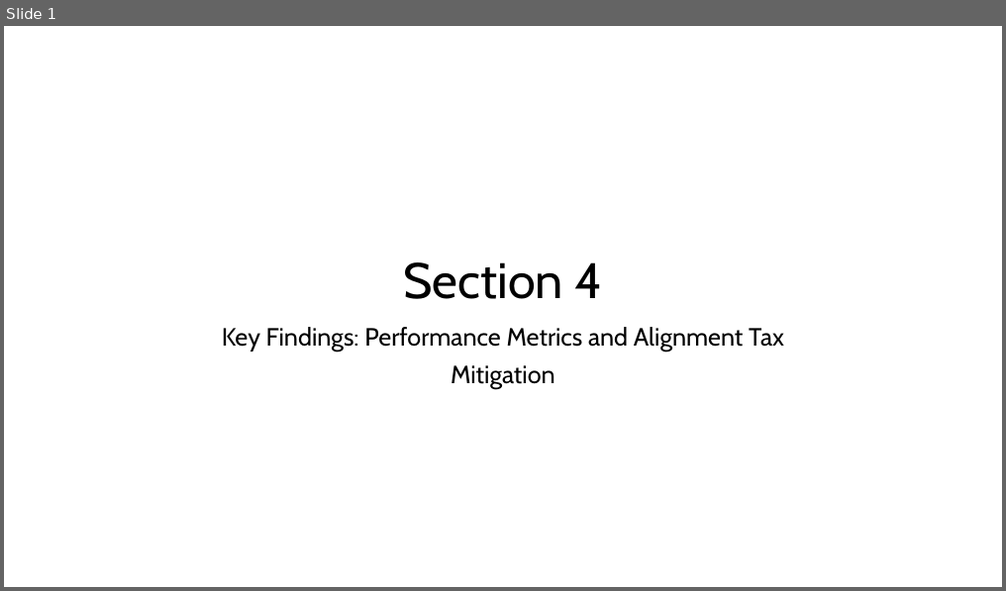
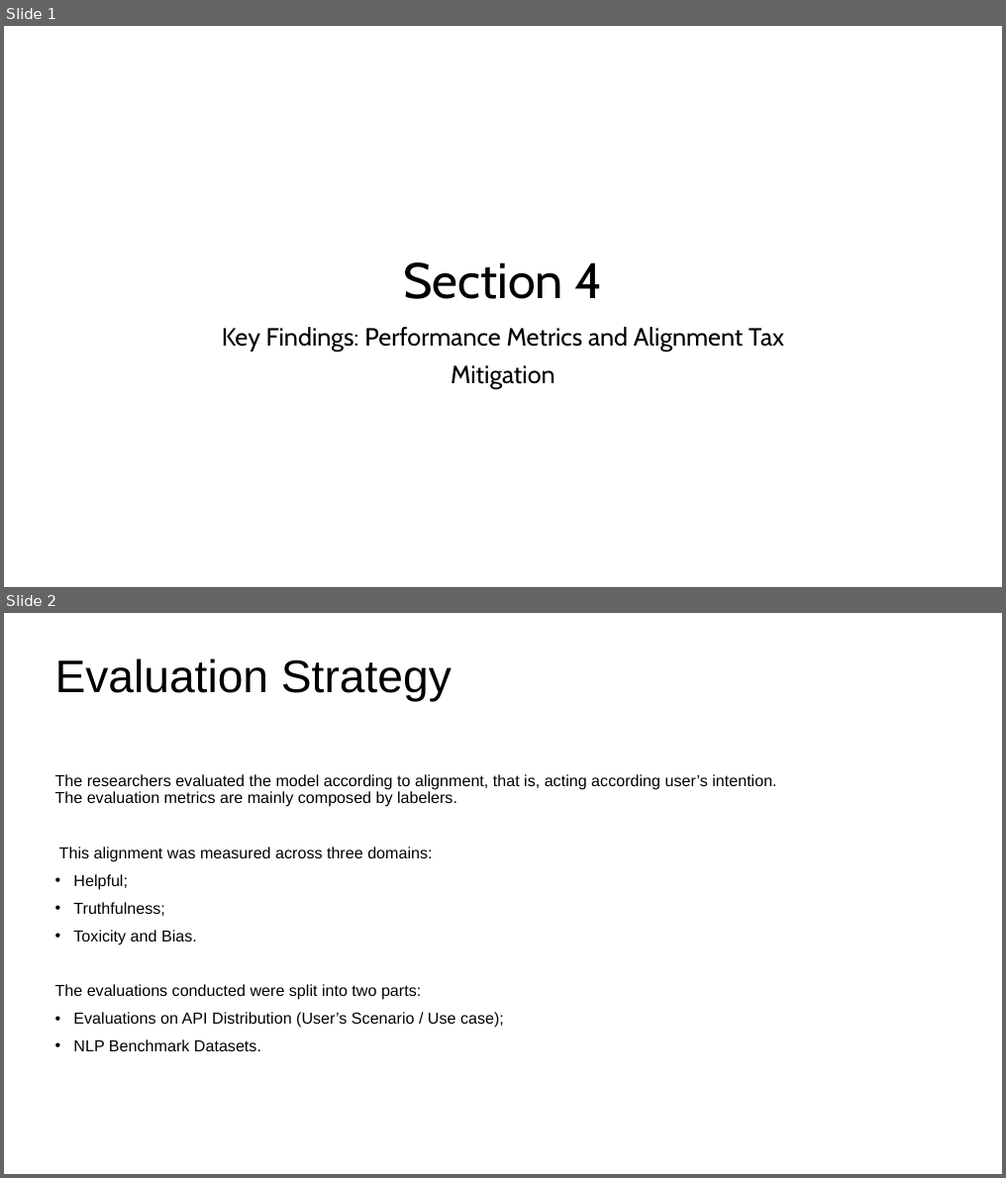
Before and after one commit to logus2k/genai_paper, a slide deck: section4/section4.pptx. Shown one above the other, each under a label of ours: slide 1 before the commit, slides 1 and 2 after it. The pictures are 1006x591 and 1006x1178 pixels, drawn with LibreOffice and Linux fonts; fonts in the diff are those of the drawing. Boxes give left, top, right and bottom in pixels: in the first picture for what was removed or moved away, otherwise in the second. Text is boxed around its words. In the diff, an @@ line names an element or a change of style, - is before the commit and + after.

```diff
--- a/section4/section4.pptx
+++ b/section4/section4.pptx
@@ slide 2 added at (4,613,1002,1174), background #FFFFFF @@
@@ title added at (55,659,451,701), 44 pt, text #000000 @@
+Evaluation Strategy
@@ text added at (55,774,776,1052), 15.3 pt, text #000000 @@
+The researchers evaluated the model according to alignment, that is, acting according user’s intention. The evaluation metrics are mainly composed by labelers.
+This alignment was measured across three domains:
+• Helpful;
+• Truthfulness;
+• Toxicity and Bias.
+The evaluations conducted were split into two parts:
+• Evaluations on API Distribution (User’s Scenario / Use case);
+• NLP Benchmark Datasets.
```
Also in this commit, not shown: 3 other slides added, 1 slide removed, 1 other file.
